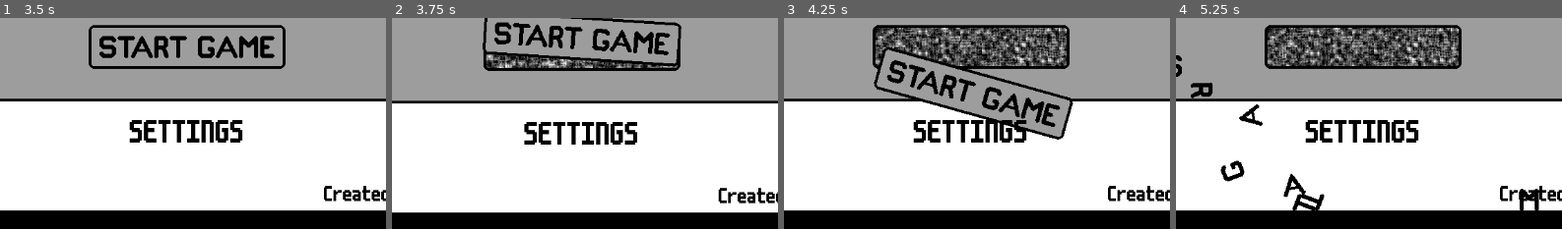
Above: before the commit, frames 1-4 (left to right).
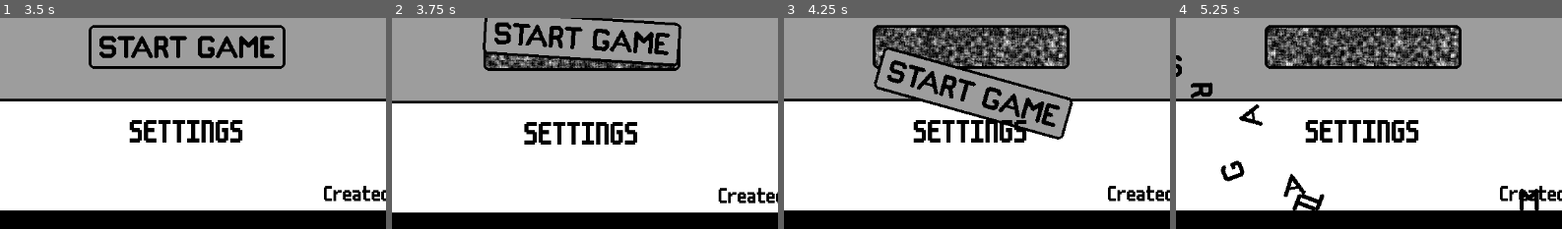
Above: after the commit, the same moments.

Repository: conor-wilson/secret-sapphire
Game: Godot game, scene res://scenes/main.tscn
Two runs of this game, one before a commit and one after it. Both use one fixed random seed, a clock stepped at 60 frames per second and the inputs below.
Inputs (mouse positions are % of the whole screen's width and height, from its top left):
- Up to frame 1 (3.5 s): tap Enter at 0.5 s; move the mouse to (49, 38) at 0.52 s; click (49, 38) at 0.6 s; click "SETTINGS" at 1.25 s; click "BACK" at 2 s; tap Space at 2.75 s; move the mouse to (49, 38) at 2.77 s; click (49, 38) at 2.85 s
- Up to frame 2 (3.75 s): tap Enter at 3.5 s; move the mouse to (49, 56) at 3.52 s; click (49, 56) at 3.6 s
- Up to frame 3 (4.25 s): no input
- Up to frame 4 (5.25 s): move the mouse to (6, 11) at 4.27 s; click (6, 11) at 4.35 s; move the mouse to (92, 11) at 5.02 s; click (92, 11) at 5.1 s
The pictures show only the part of the screen within x 25-75%, y 49-99%; the shares and areas given below are measured in that part.

Frame 1 is identical in both runs. In frame 2, 1.2% of the frame differs, in the area x 24-74%, y 17-24%; in frame 3, 5.3%; in frame 4, 6.0%, in the area x 23-74%, y 4-23%.

Commit message:
Added a wobble to when help bot is moving

Diff:
--- a/let-me-play/scenes/help_bot.gd
+++ b/let-me-play/scenes/help_bot.gd
@@ -12,8 +12,8 @@
 @onready var shrink_length:float = $AnimationPlayer.get_animation("hell_bot_shrink").length
 @onready var grow_length:float = $AnimationPlayer.get_animation("hell_bot_grow").length
 
-#enum State {IDLE, MOVING}
-#var state:State = State.IDLE
+enum State {IDLE, MOVING}
+var state:State = State.IDLE
 
 # Called when the node enters the scene tree for the first time.
 func _ready() -> void:
@@ -28,32 +28,19 @@
 
 		idle_markers = [default_marker]
 
-	#if exit_marker == null:
-		#
-		#var default_marker = Marker2D.new()
-		#add_child(default_marker)
-		#
-		#exit_marker = default_marker
-
 
 # Called every frame. 'delta' is the elapsed time since the previous frame.
 func _process(delta: float) -> void:
 
-	#if state == State.IDLE:
 	set_idle_movement_target()
-	#if state == State.MOVING:
-		#_check_destination_arrived()
 
 	move(delta)
 
 func set_idle_movement_target():
 	if target == null || position.distance_to(target.position) <10:
 		speed = idle_speed
+		state = State.IDLE
 		target = idle_markers[randi_range(0, idle_markers.size()-1)]
-
-#func _check_destination_arrived():
-	#if target == null || position.distance_to(target.position) <5:
-		#state = State.IDLE
 
 func move(delta:float):
 
@@ -61,12 +48,15 @@
 
 	position += direction * speed * delta
 
+	if state == State.MOVING:
+		position.y += sin(Time.get_ticks_msec() * 0.005) * 200 * delta
+
 func set_new_idle_location(target_marker:Marker2D, new_idle_markers:Array[Marker2D], move_speed:float=200, new_idle_speed=idle_speed):
 	speed = move_speed
 	idle_speed = new_idle_speed
 	target = target_marker
 	idle_markers = new_idle_markers
-	#state = State.MOVING
+	state = State.MOVING
 
 #
 ## TODO: This is purely for debugging. This function should be removed once it's
@@ -104,6 +94,6 @@
 	$AnimationPlayer.play("hell_bot_grow")
 	await get_tree().create_timer(grow_length).timeout
 	_on_blink_timer_timeout()
-	$ShrinkingSprite.hide()
+	$ShrinkingSprite.hide() # TODO: This is janky. Fix.
 	$IdleSprite.show()
 	$AnimationPlayer.play("help_bot_idle")
--- a/let-me-play/scenes/main.gd
+++ b/let-me-play/scenes/main.gd
@@ -16,12 +16,7 @@
 		$MovementMarkers/CageMarkers/CageMarker3,
 		$MovementMarkers/CageMarkers/CageMarker4
 	]
-	$HelpBot.set_new_idle_location(
-		$MovementMarkers/CageMarkers/CageMarker1,
-		idle_markers,
-		400,
-		10
-	)
+	$HelpBot.set_new_idle_location($MovementMarkers/CageMarkers/CageMarker1, idle_markers, 400, 10)
 
 # Called every frame. 'delta' is the elapsed time since the previous frame.
 func _process(delta: float) -> void:
@@ -128,9 +123,4 @@
 		$MovementMarkers/ScreenMarkers/ScreenMarker5
 	]
 
-	$HelpBot.set_new_idle_location(
-		$MovementMarkers/ScreenMarkers/ScreenMarker1,
-		$MovementMarkers/ScreenMarkers.get_children() as Array[Marker2D],
-		400,
-		100
-	)
+	$HelpBot.set_new_idle_location($MovementMarkers/ScreenMarkers/ScreenMarker1, new_idle_markers, 400, 100)
